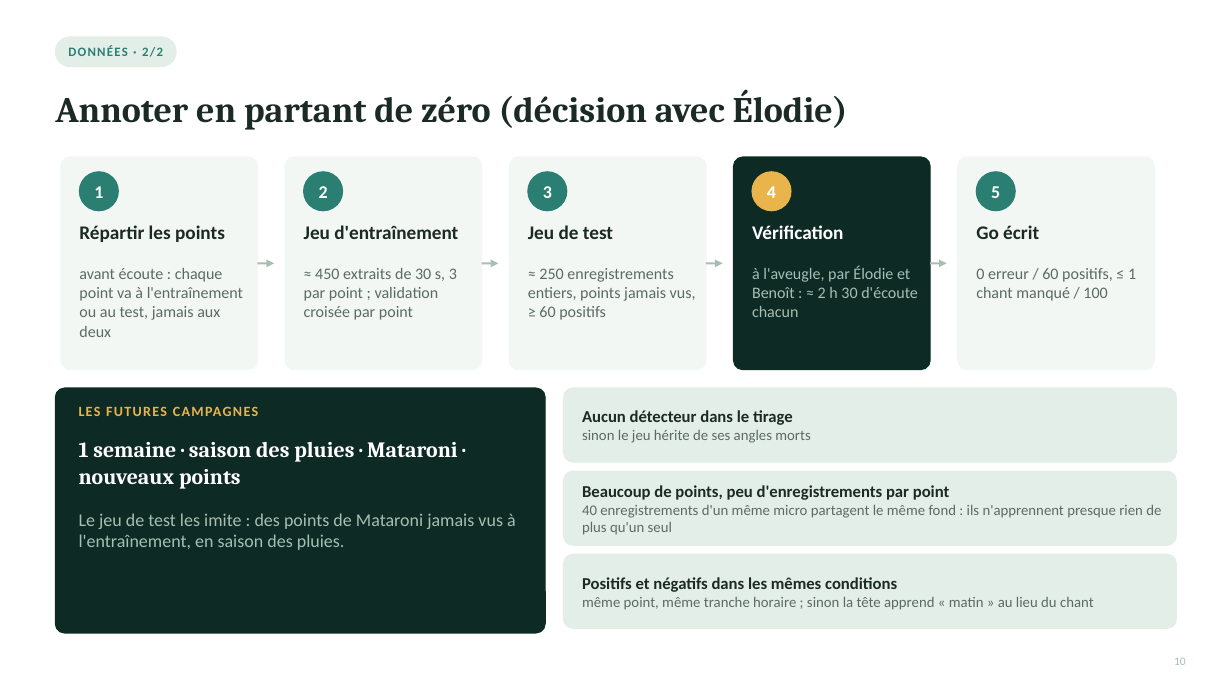
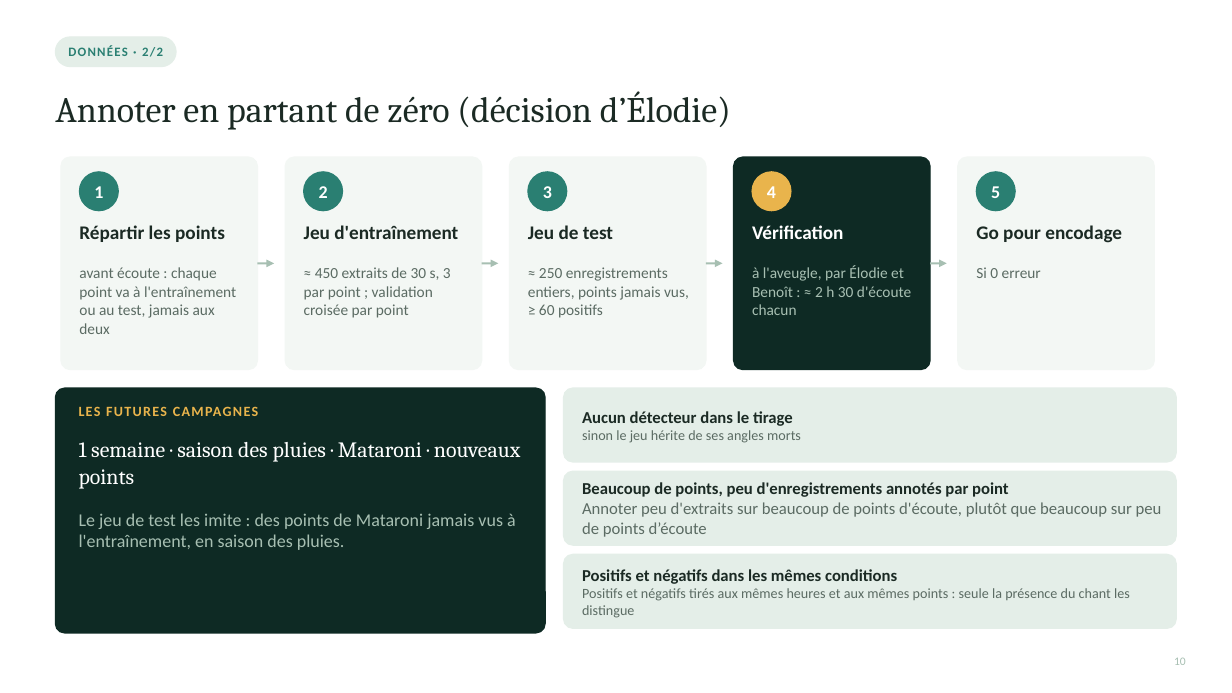
Before and after one commit to Rumble-Paw-Patrol/Grenouille, a slide deck: slide 9 of documentation/prez/presentation_suivi_2.pptx (slide 10 before the commit). Drawn at 1232x693 pixels with LibreOffice and Linux fonts; fonts in the diff are those of the drawing. Boxes give left, top, right and bottom in pixels: in the first picture for what was removed or moved away, otherwise in the second. Text is boxed around its words. In the diff, an @@ line names an element or a change of style, - is before the commit and + after.

```diff
--- a/documentation/prez/presentation_suivi_2.pptx
+++ b/documentation/prez/presentation_suivi_2.pptx
@@ text at <box>55,91,731,130</box>: text changed; bold off @@
-Annoter en partant de zéro (décision avec Élodie)
+Annoter en partant de zéro (décision d’Élodie)
@@ text at <box>976,225,1122,243</box>: text changed @@
-Go écrit
+Go pour encodage
@@ size 12.5 to 12 pt in 4 elements at <box>79,267,236,334</box>, <box>304,267,451,318</box>, <box>528,267,689,318</box>, <box>752,265,911,315</box> @@
@@ text removed at <box>976,268,1136,301</box> @@
-0 erreur / 60 positifs, ≤ 1 chant manqué / 100
@@ text added at <box>976,267,1041,278</box>, 12 pt, text #5B6B63 @@
+Si 0 erreur
@@ text "1 semaine · saison des ..." at <box>79,442,520,489</box>: bold off @@
@@ text at <box>582,430,801,443</box>: size 11.5 to 11 pt in "sinon le jeu hérite de ses angles ..." @@
@@ text at <box>582,482,1162,537</box>: text changed; size 11.5 to 13 pt @@
-Beaucoup de points, peu d'enregistrements par point
-40 enregistrements d'un même micro partagent le même fond : ils n'apprennent presque rien de plus qu'un seul
+Beaucoup de points, peu d'enregistrements annotés par point
+Annoter peu d'extraits sur beaucoup de points d'écoute, plutôt que beaucoup sur peu de points d’écoute
@@ text "Positifs et négatifs dans les ...": place and size @@
-text "Positifs et négatifs dans les ..." at <box>582,577,1094,610</box>
+text "Positifs et négatifs dans les ..." at <box>582,569,1130,618</box>
@@ text at <box>582,588,1130,618</box>: text changed; size 11.5 to 11 pt @@
-même point, même tranche horaire ; sinon la tête apprend « matin » au lieu du chant
+Positifs et négatifs tirés aux mêmes heures et aux mêmes points : seule la présence du chant les distingue
```
Also in this commit, not shown: 9 other slides changed, 1 slide added, 5 slides removed, 2 other files.
